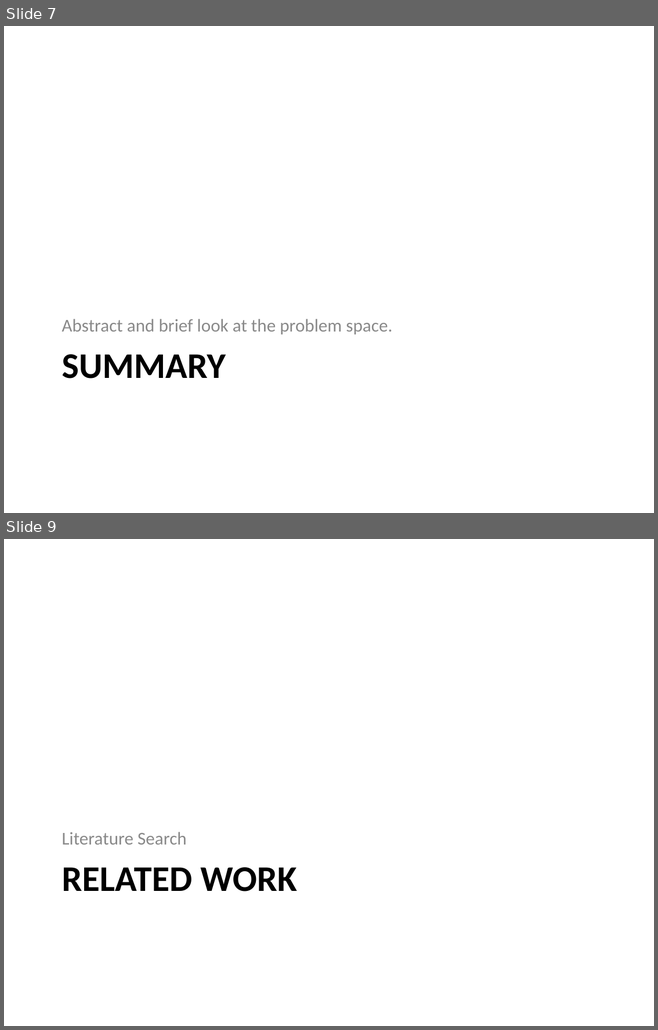
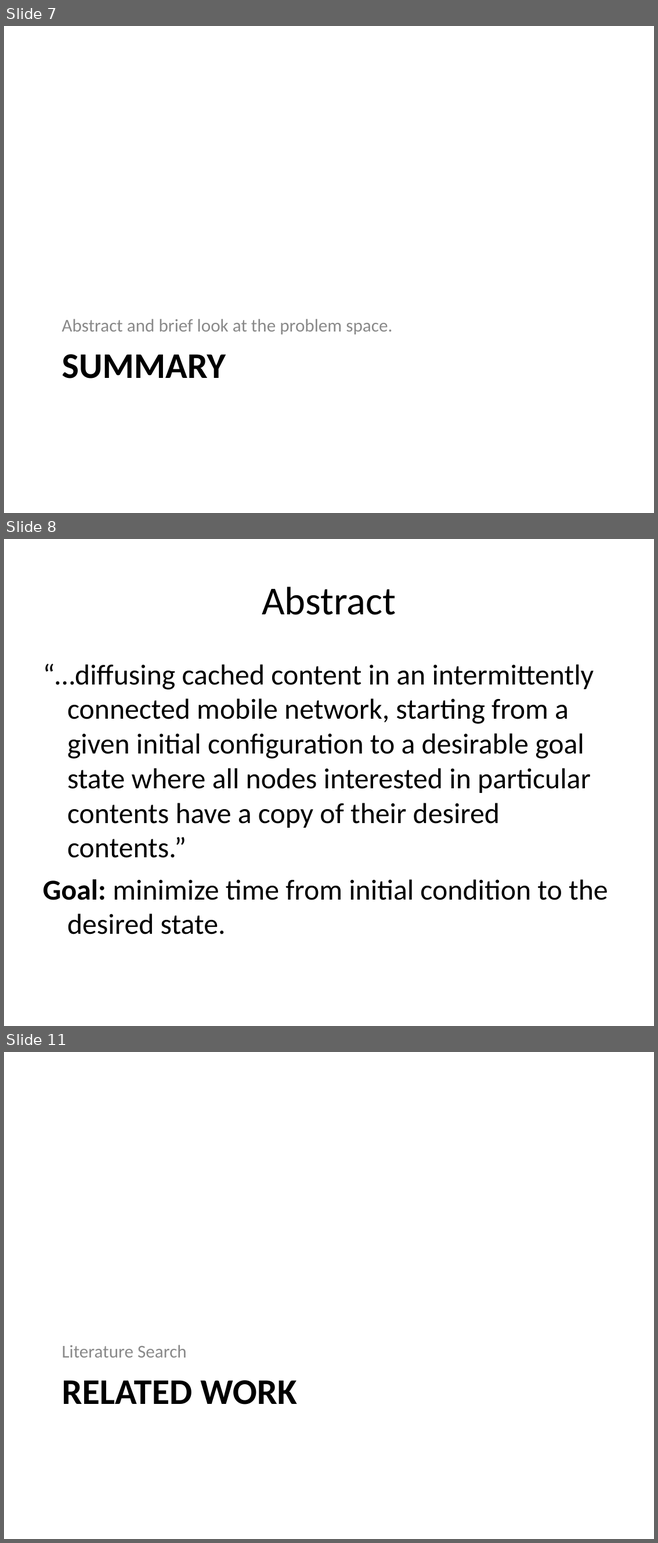
Before and after one commit to mazzas/School, a slide deck: SE4960/Journal Club/Minimum Latency Data Diffusion in Intermittently Connected Mobile.ppt. Shown one above the other, each under a label of ours: slides 7 and 9 before the commit, slides 7, 8 and 11 after it; the slides between them are not shown. The pictures are 658x1030 and 658x1543 pixels, drawn with LibreOffice and Linux fonts; fonts in the diff are those of the drawing. Boxes give left, top, right and bottom in pixels: in the first picture for what was removed or moved away, otherwise in the second. Text is boxed around its words. In the diff, an @@ line names an element or a change of style, - is before the commit and + after.

```diff
--- a/SE4960/Journal Club/Minimum Latency Data Diffusion in Intermittently Connected Mobile.ppt
+++ b/SE4960/Journal Club/Minimum Latency Data Diffusion in Intermittently Connected Mobile.ppt
@@ slide 8 added at (x1=4, y1=539, x2=654, y2=1026), background #FFFFFF @@
@@ title added at (x1=262, y1=587, x2=396, y2=615), 44 pt, text #000000 @@
+Abstract
@@ text added at (x1=43, y1=664, x2=608, y2=935), 32 pt, text #000000 @@
+“…diffusing cached content in an intermittently connected mobile network, starting from a given initial configuration to a desirable goal state where all nodes interested in particular contents have a copy of their desired contents.”
+Goal: minimize time from initial condition to the desired state.
@@ what was slide 9 is now slide 11 @@
```
Also in this commit, not shown: 8 other slides added, 3 slides removed.
